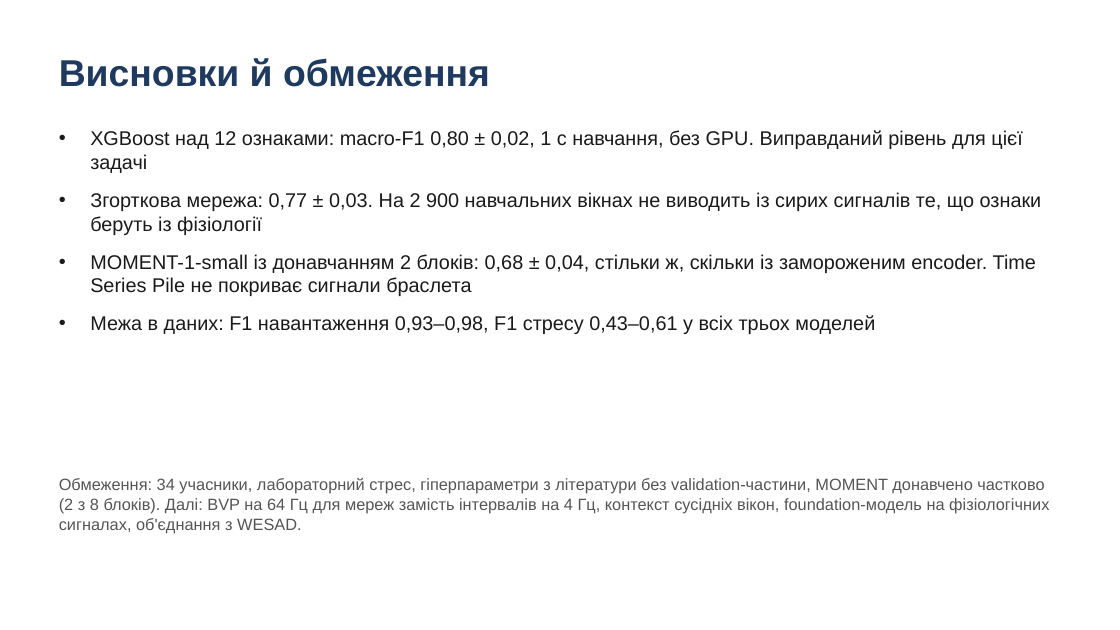
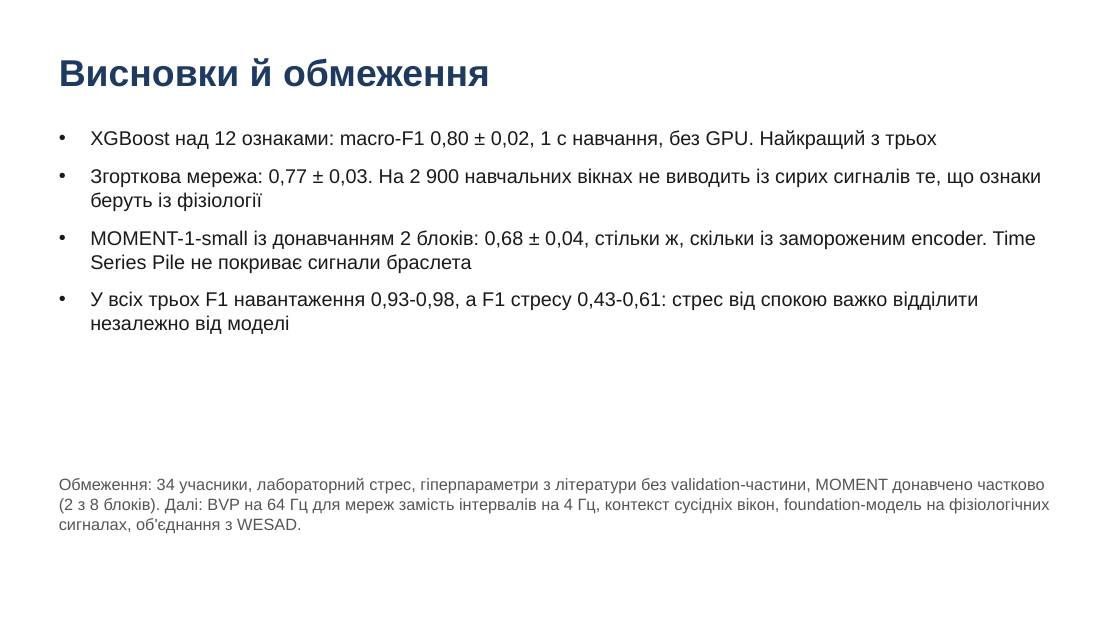
Before and after one commit to lukovskiy541/wearable-stress-exercise, a slide deck: slide 10 of presentation.pptx. Drawn at 1120x630 pixels with LibreOffice and Linux fonts; fonts in the diff are those of the drawing. Boxes give left, top, right and bottom in pixels: in the first picture for what was removed or moved away, otherwise in the second. Text is boxed around its words. In the diff, an @@ line names an element or a change of style, - is before the commit and + after.

Commit message:
Plainer wording in slides and speech

```diff
--- a/presentation.pptx
+++ b/presentation.pptx
@@ text at <box>90,130,936,149</box>: text changed @@
-• XGBoost над 12 ознаками: macro-F1 0,80 ± 0,02, 1 с навчання, без GPU. Виправданий рівень для цієї задачі
+• XGBoost над 12 ознаками: macro-F1 0,80 ± 0,02, 1 с навчання, без GPU. Найкращий з трьох
@@ text at <box>90,291,978,334</box>: text changed @@
-• Межа в даних: F1 навантаження 0,93–0,98, F1 стресу 0,43–0,61 у всіх трьох моделей
+• У всіх трьох F1 навантаження 0,93-0,98, а F1 стресу 0,43-0,61: стрес від спокою важко відділити незалежно від моделі
```
Also in this commit, not shown: 4 other slides changed, 1 other file.
